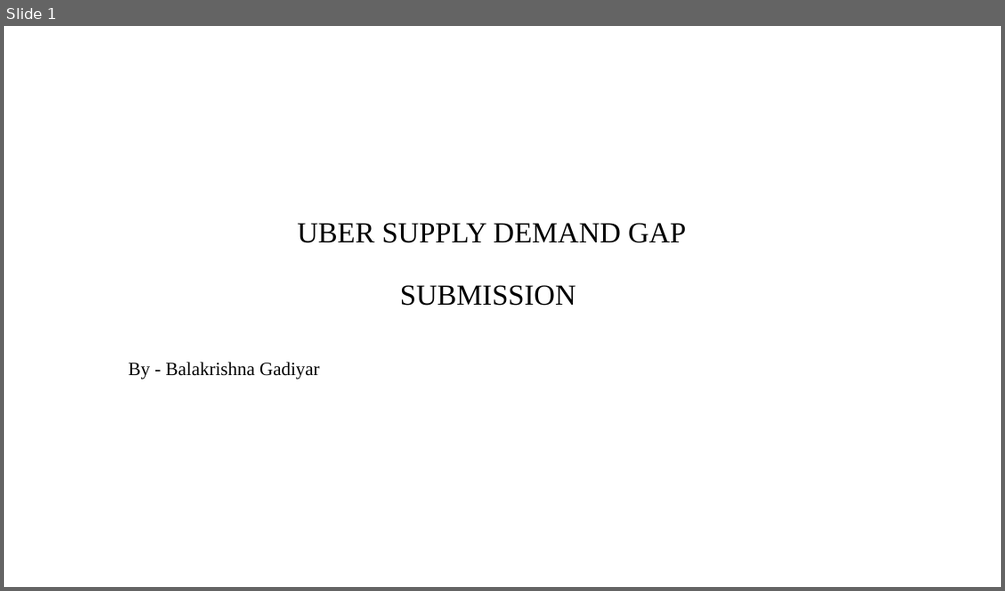
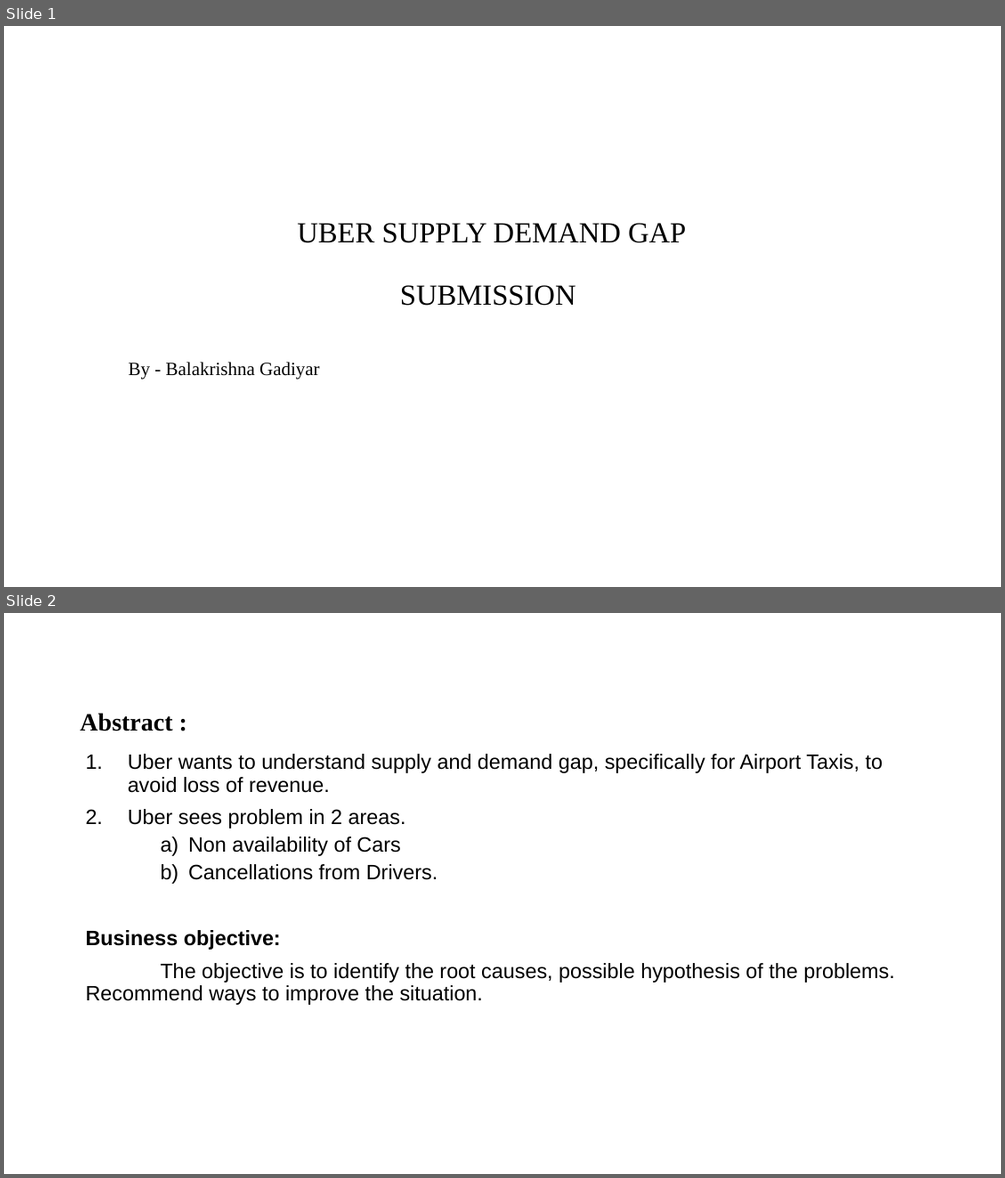
Before and after one commit to gladiatorlearns/PGDDS, a slide deck: Statistics and Exploratory Data Analytics/Uber Assignment/Uber Supply Demand Gap.pptx. Shown one above the other, each under a label of ours: slide 1 before the commit, slides 1 and 2 after it. The pictures are 1005x591 and 1005x1178 pixels, drawn with LibreOffice and Linux fonts; fonts in the diff are those of the drawing; background and template pictures are left out. Boxes give left, top, right and bottom in pixels: in the first picture for what was removed or moved away, otherwise in the second. Text is boxed around its words. In the diff, an @@ line names an element or a change of style, - is before the commit and + after.

Commit message:
uber

```diff
--- a/Statistics and Exploratory Data Analytics/Uber Assignment/Uber Supply Demand Gap.pptx
+++ b/Statistics and Exploratory Data Analytics/Uber Assignment/Uber Supply Demand Gap.pptx
@@ slide 2 added at (x1=4, y1=613, x2=1001, y2=1174), background #FFFFFF @@
@@ title added at (x1=80, y1=713, x2=172, y2=731), 24 pt, text #000000, bold @@
+Abstract :
@@ text added at (x1=86, y1=754, x2=895, y2=1005), 20 pt, text #000000 @@
+1. Uber wants to understand supply and demand gap, specifically for Airport Taxis, to avoid loss of revenue.
+2. Uber sees problem in 2 areas.
+    a) Non availability of Cars
+    b) Cancellations from Drivers.
+Business objective:
+The objective is to identify the root causes, possible hypothesis of the problems. Recommend ways to improve the situation.
```
Also in this commit, not shown: 6 other slides added, 9 slides removed, 4 other files.
